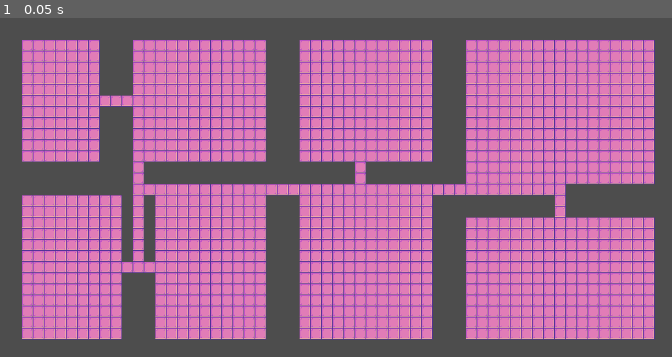
Above: before the commit, frame 1.
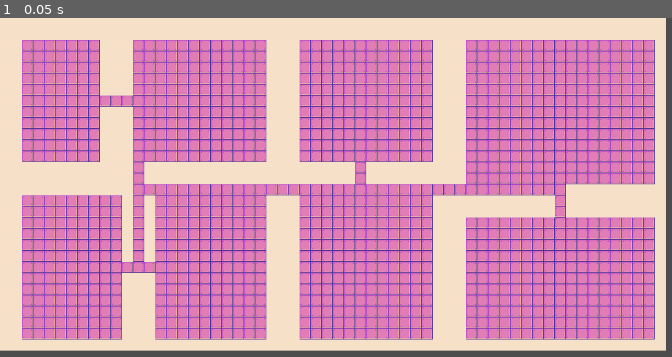
Above: after the commit, the same moment.

Repository: NikTak777/the_trice_dice
Game: Godot game, scene res://scr/Game/game.tscn
The game is run twice, just before and just after one commit, with the same random seed, the same clock (stepped at 60 frames per second) and the same inputs.
Inputs:
- Up to frame 1 (0.05 s): no input

The runs differ from the first frame. In frame 1, 33% of the frame differs, in the area x 0-100%, y 0-99%.

Commit message:
Сделал коллизию
Вроде сделал коллизию с жёлтыми тайлами, но надо проверить

Diff:
--- a/scr/Game/game.gd
+++ b/scr/Game/game.gd
@@ -5,10 +5,12 @@
 
 var tilemap: TileMap
 var paths: Array = []
+var map_x: int = 60
+var map_y: int = 30
 
 func _ready():
 	tilemap = get_node("TileMap")
-	root_node  = map_generator.new(Vector2i(0, 0), Vector2i(60, 30)) #устанавливаем размер карты
+	root_node  = map_generator.new(Vector2i(0, 0), Vector2i(map_x, map_y)) #устанавливаем размер карты
 	root_node.split(2, paths) #кол-во комнат = 2 в степени первого числа
 	queue_redraw()
 	pass
@@ -17,6 +19,9 @@
 	return x <= padding.x or y <= padding.y or x >= leaf.size.x - padding.z or y >= leaf.size.y - padding.w
 
 func _draw():
+	for x in map_x:
+			for y in map_y:
+				tilemap.set_cell(0, Vector2i(x, y), 0, Vector2i(5,7))
 	var rng = RandomNumberGenerator.new()
 	for leaf in root_node.get_leaves():
 		var padding = Vector4i(1, 1, 1, 1)
--- a/scr/Game/game.tscn
+++ b/scr/Game/game.tscn
@@ -20,6 +20,7 @@
 12:0/0 = 0
 0:1/0 = 0
 1:1/0 = 0
+1:1/0/physics_layer_0/polygon_0/points = PackedVector2Array(-8, -8, 8, -8, 8, 8, -8, 8)
 2:1/0 = 0
 3:1/0 = 0
 4:1/0 = 0
@@ -101,7 +102,9 @@
 2:7/0 = 0
 3:7/0 = 0
 4:7/0 = 0
+5:7/next_alternative_id = 2
 5:7/0 = 0
+5:7/0/physics_layer_0/polygon_0/points = PackedVector2Array(-8, -8, 8, -8, 8, 8, -8, 8)
 6:7/0 = 0
 7:7/0 = 0
 8:7/0 = 0
@@ -111,6 +114,7 @@
 12:7/0 = 0
 
 [sub_resource type="TileSet" id="TileSet_cxrij"]
+physics_layer_0/collision_layer = 0
 sources/0 = SubResource("TileSetAtlasSource_8kvvk")
 
 [node name="Game" type="Node2D"]
